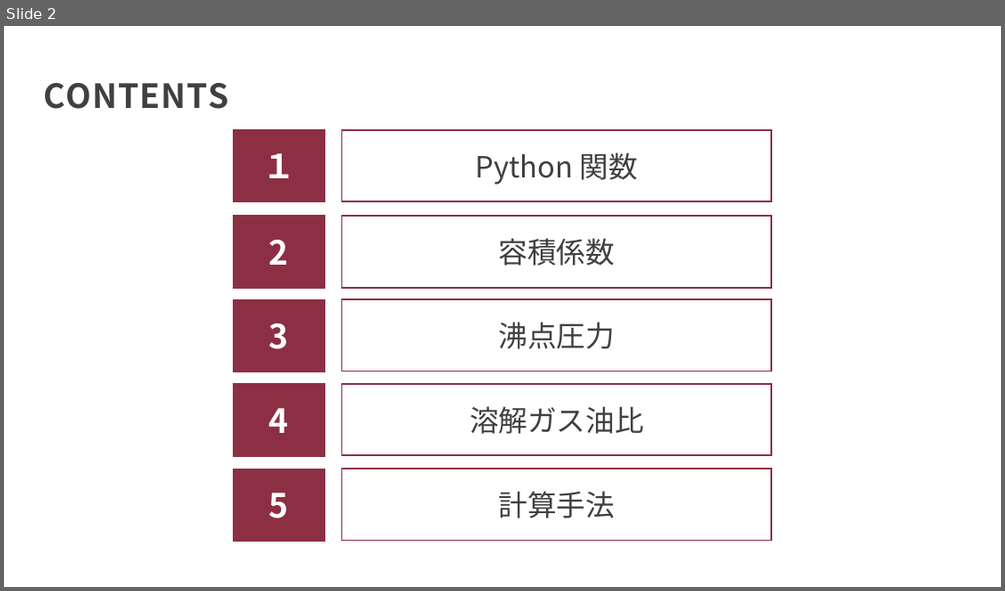
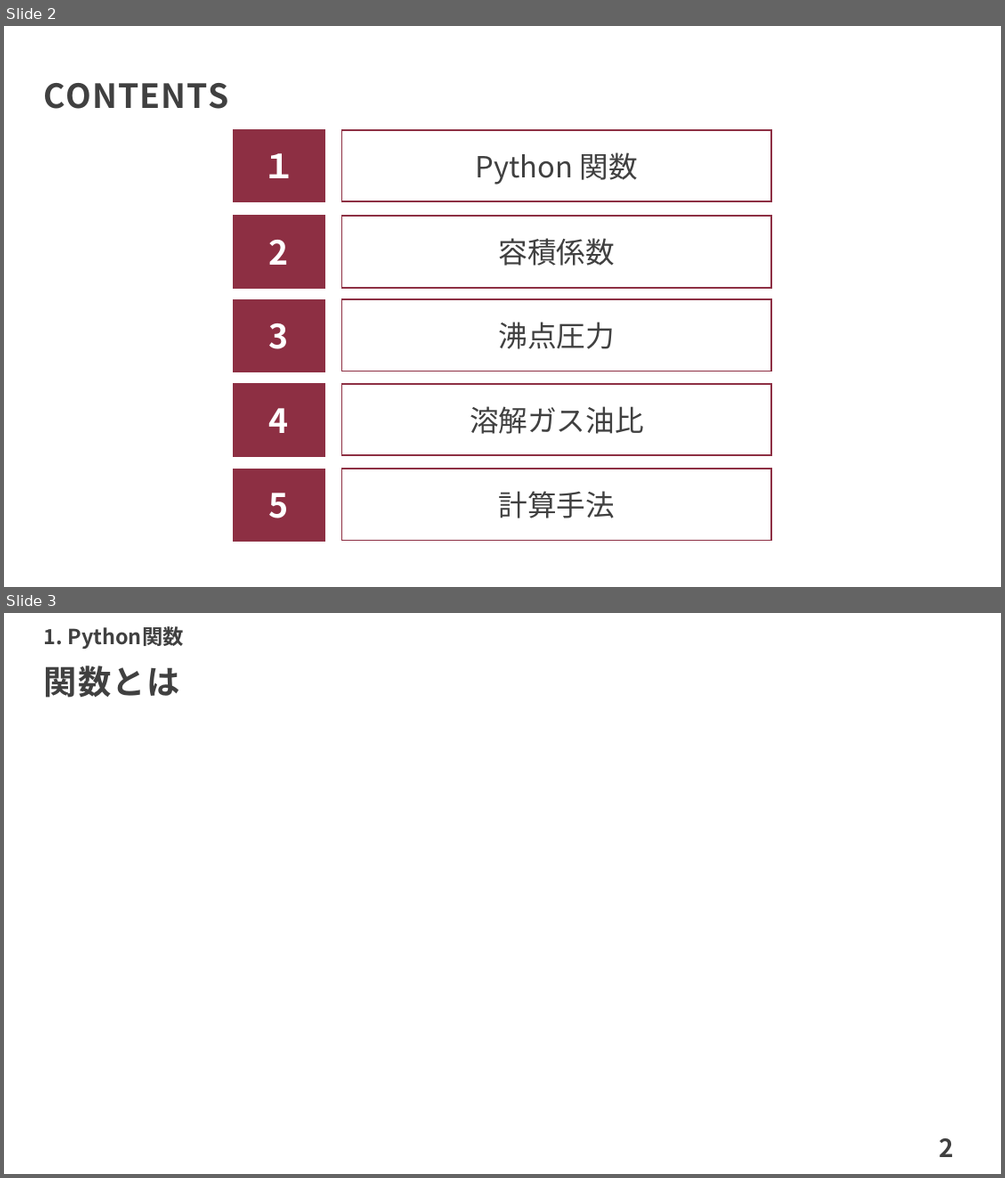
Before and after one commit to te288/intro_to_NA2022, a slide deck: Intro2ResSim/CodingWithFunctions.pptx. Shown one above the other, each under a label of ours: slide 2 before the commit, slides 2 and 3 after it. The pictures are 1005x591 and 1005x1178 pixels, drawn with LibreOffice and Linux fonts; fonts in the diff are those of the drawing. Boxes give left, top, right and bottom in pixels: in the first picture for what was removed or moved away, otherwise in the second. Text is boxed around its words. In the diff, an @@ line names an element or a change of style, - is before the commit and + after.

```diff
--- a/Intro2ResSim/CodingWithFunctions.pptx
+++ b/Intro2ResSim/CodingWithFunctions.pptx
@@ slide 3 added at (4, 613, 1001, 1174), background #FFFFFF @@
@@ text added at (44, 626, 184, 649), 20 pt, text #404040, bold @@
+1. Python関数
@@ title added at (44, 666, 180, 698), 32 pt, text #404040, bold @@
+関数とは
@@ page number added at (938, 1138, 954, 1157), 24 pt, text #404040, bold @@
+2
```
Also in this commit, not shown: 1 other file.
